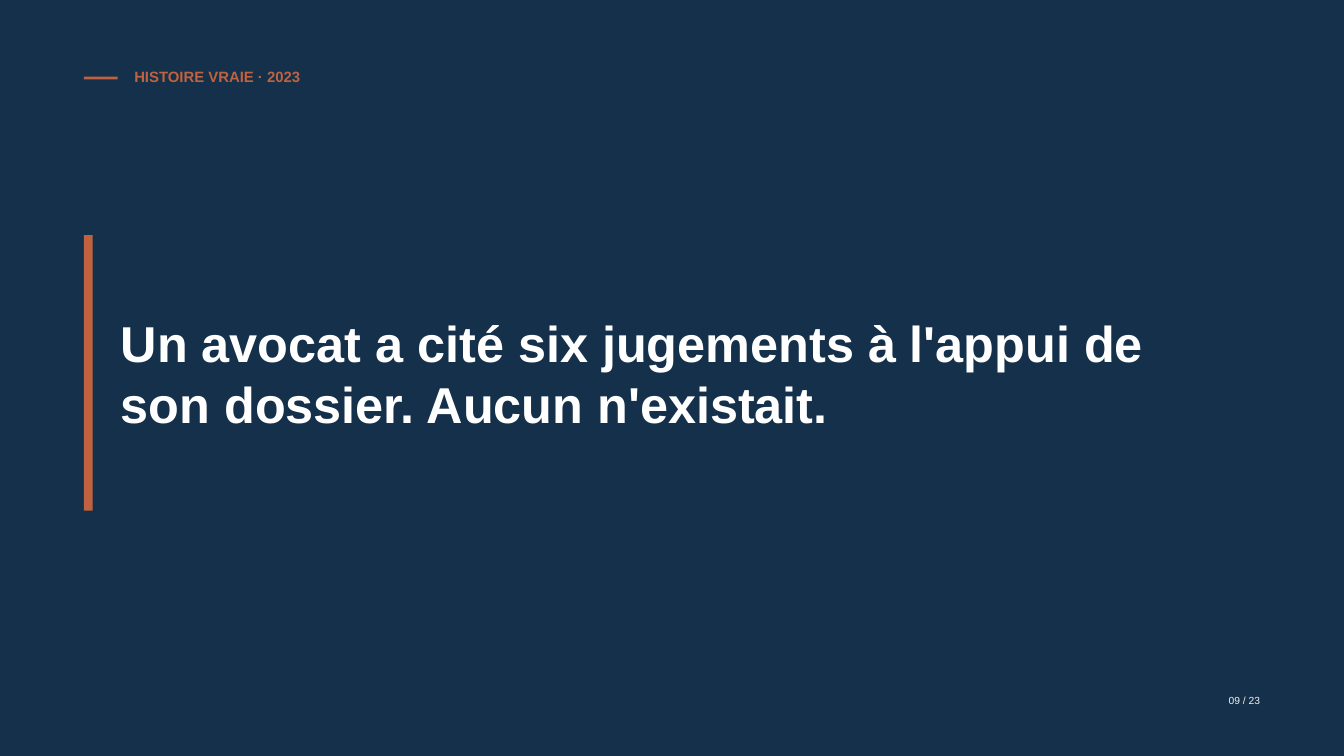
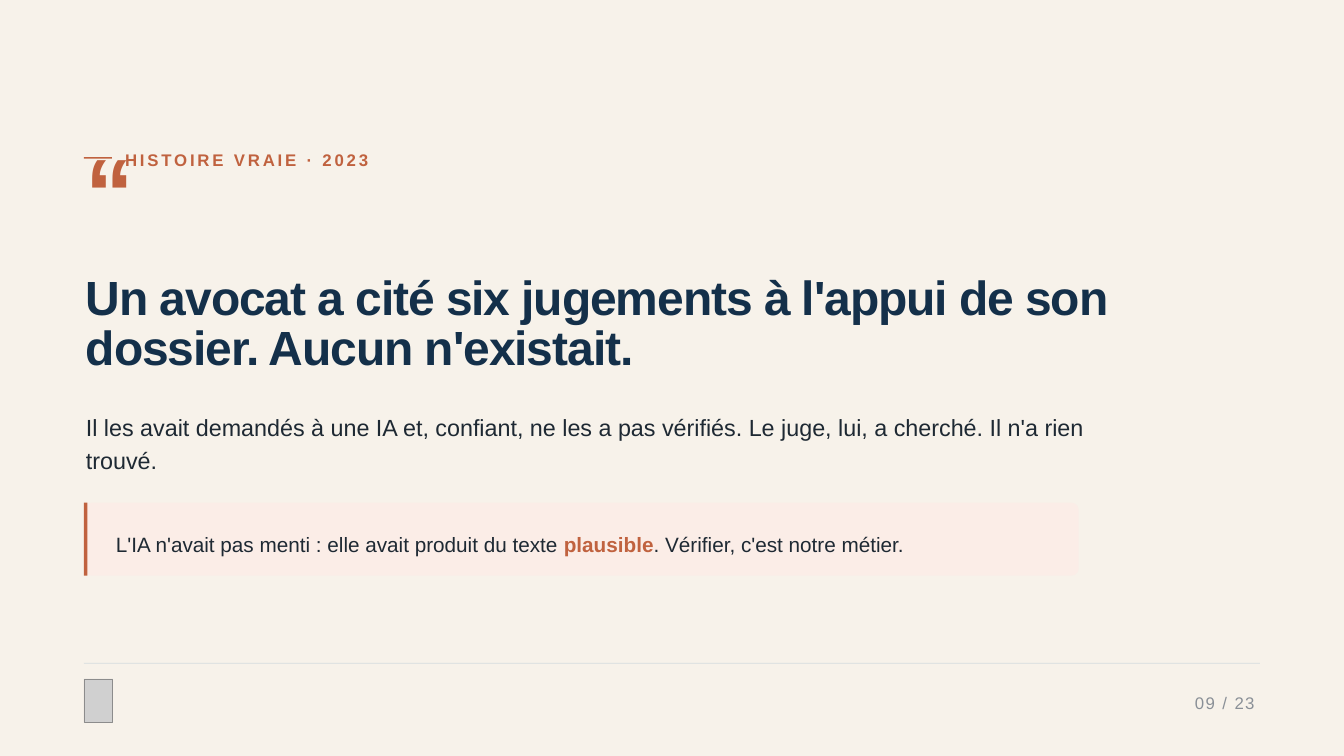
Before and after one commit to IsomereFR/Divers, a slide deck: slide 9 of Demande_de_prompt_formation_IA_2.pptx. Drawn at 1344x756 pixels with LibreOffice and Linux fonts; fonts in the diff are those of the drawing; grey boxes stand for pictures. Boxes give left, top, right and bottom in pixels: in the first picture for what was removed or moved away, otherwise in the second. Text is boxed around its words. In the diff, an @@ line names an element or a change of style, - is before the commit and + after.

```diff
--- a/Demande_de_prompt_formation_IA_2.pptx
+++ b/Demande_de_prompt_formation_IA_2.pptx
@@ background #14304A to #F7F2EA @@
@@ text "HISTOIRE VRAIE · 2023": place and size @@
-text "HISTOIRE VRAIE · 2023" at box(134, 71, 300, 82)
+text "HISTOIRE VRAIE · 2023" at box(125, 154, 368, 166)
@@ text "HISTOIRE VRAIE · 2023" at box(125, 154, 368, 166): size 16 to 18 pt, letter spacing 0 to 3 pt @@
@@ rectangle: place and size @@
-rectangle at box(84, 77, 118, 79)
+rectangle at box(84, 157, 112, 159)
@@ text added at box(84, 189, 1344, 255), 104.1 pt, text #C0623F, bold @@
+“
@@ rectangle removed at box(84, 235, 93, 511) @@
@@ text "Un avocat a cité six ...": place and size @@
-text "Un avocat a cité six ..." at box(121, 325, 1143, 424)
+text "Un avocat a cité six ..." at box(86, 280, 1108, 366)
@@ text "Un avocat a cité six ..." at box(86, 280, 1108, 366): size 54 to 51.3 pt, text colour #FFFFFF to #14304A, letter spacing 0 to -1.1 pt; line spacing 1 to 0.88; vertical alignment middle to top @@
@@ text added at box(86, 418, 1084, 470), 25 pt, text #1E2933 @@
+Il les avait demandés à une IA et, confiant, ne les a pas vérifiés. Le juge, lui, a cherché. Il n'a rien trouvé.
@@ rounded rectangle added at box(84, 503, 1079, 576), fill #FBEDE7 @@
@@ rectangle added at box(84, 503, 87, 576), fill #C0623F @@
@@ text added at box(116, 536, 904, 557), 22.2 pt, text #1E2933 @@
+L'IA n'avait pas menti : elle avait produit du texte plausible. Vérifier, c'est notre métier.
@@ rectangle added at box(84, 663, 1260, 663), fill #D5DBDF @@
@@ picture added at box(84, 679, 113, 722) @@
@@ text "09 / 23": place and size @@
-text "09 / 23" at box(1229, 697, 1260, 704)
+text "09 / 23" at box(1195, 697, 1255, 709)
@@ text "09 / 23" at box(1195, 697, 1255, 709): size 11 to 18 pt, text colour #F7F2EA to #8A9097, letter spacing 0 to 1.5 pt; alignment right to left @@
```
Also in this commit, not shown: 2 other slides changed.
